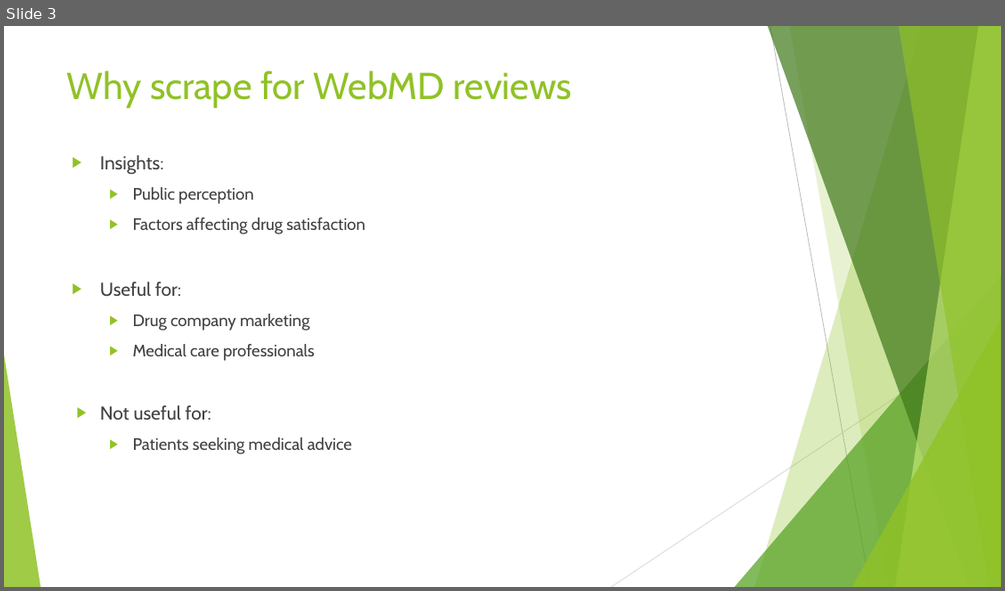
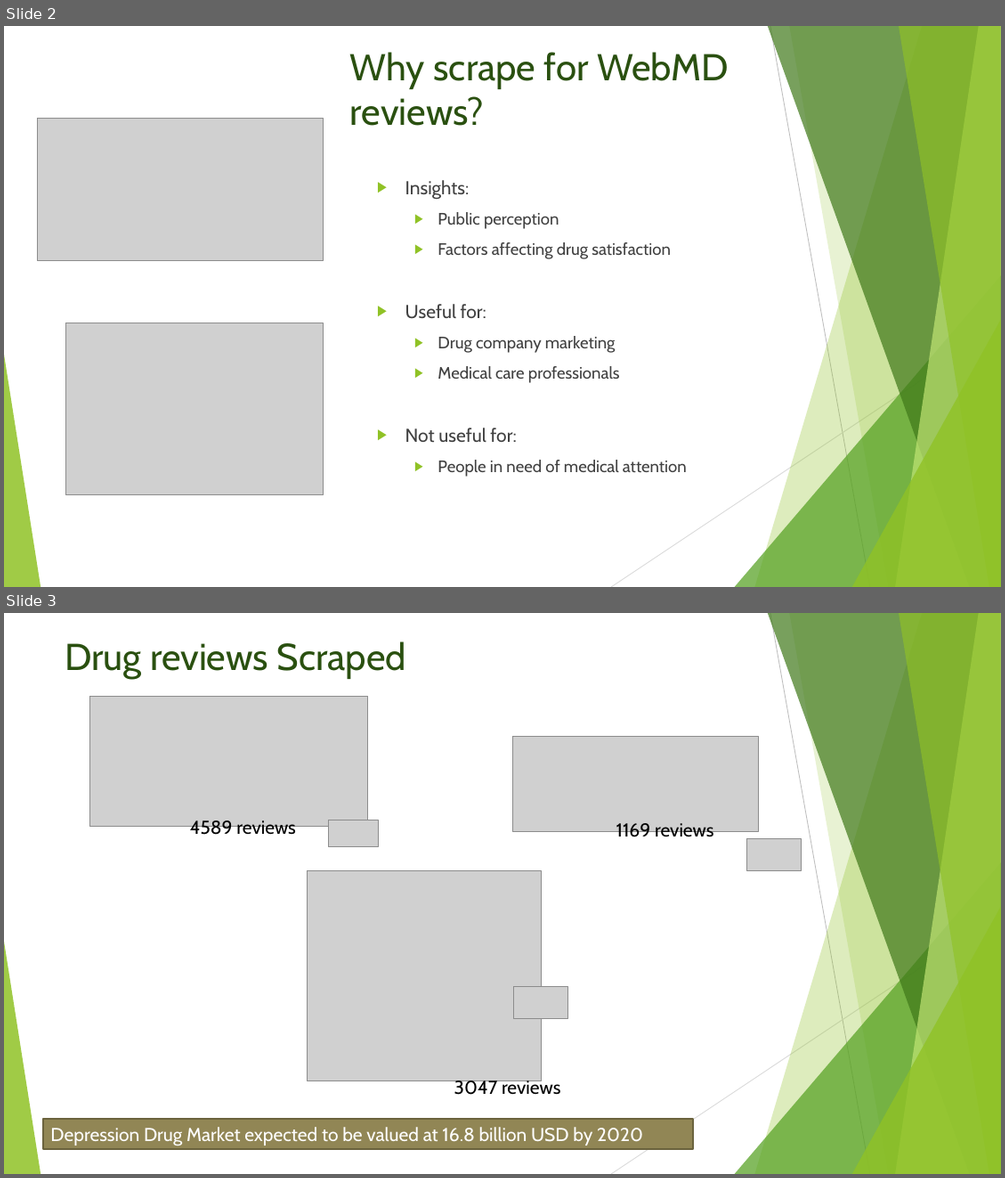
Before and after one commit to chinm0818/WebMDScrape, a slide deck: pres.pptx. Shown one above the other, each under a label of ours: slide 3 before the commit, slides 2 and 3 after it. The pictures are 1005x591 and 1005x1178 pixels, drawn with LibreOffice and Linux fonts; fonts in the diff are those of the drawing; grey boxes stand for pictures. Boxes give left, top, right and bottom in pixels: in the first picture for what was removed or moved away, otherwise in the second. Text is boxed around its words. In the diff, an @@ line names an element or a change of style, - is before the commit and + after.

```diff
--- a/pres.pptx
+++ b/pres.pptx
@@ slide 3 added at (4,613,1001,1174), background #FFFFFF; not listed: 10 template elements that a slide beside it also shows @@
@@ title added at (65,641,406,679), 36 pt, text #2A5010 @@
+Drug reviews Scraped
@@ picture added at (90,696,368,826) @@
@@ picture added at (513,736,759,831) @@
@@ text added at (190,820,296,839), 18 pt, text #000000 @@
+4589 reviews
@@ picture added at (329,819,378,846) @@
@@ text added at (616,823,714,842), 18 pt, text #000000 @@
+1169 reviews
@@ picture added at (746,839,801,870) @@
@@ picture added at (307,871,540,1081) @@
@@ picture added at (513,986,568,1018) @@
@@ text added at (454,1078,561,1094), 18 pt, text #000000 @@
+3047 reviews
@@ rectangle added at (44,1119,694,1149), fill #918655, outline #6B633F 1.5 pt, 18 pt, text #FFFFFF @@
+Depression Drug Market expected to be valued at 16.8 billion USD by 2020
@@ what was slide 3 is now slide 2 @@
@@ slide 2 changed as well @@
@@ title at (350,52,728,126): text changed; text colour #90C226 to #2A5010 @@
-Why scrape for WebMD reviews
+Why scrape for WebMD reviews?
@@ picture added at (38,118,324,261) @@
@@ text "Insights:": place and size @@
-text "Insights:" at (100,155,365,454)
+text "Insights:" at (405,180,687,476)
@@ picture added at (65,323,324,495) @@
@@ text at (405,427,516,442): indent changed @@
@@ text at (437,459,687,476): text changed @@
-  ▶ Patients seeking medical advice
+  ▶ People in need of medical attention
```
Also in this commit, not shown: 5 other slides changed, 8 other slides added, 1 slide removed, 22 other files.
